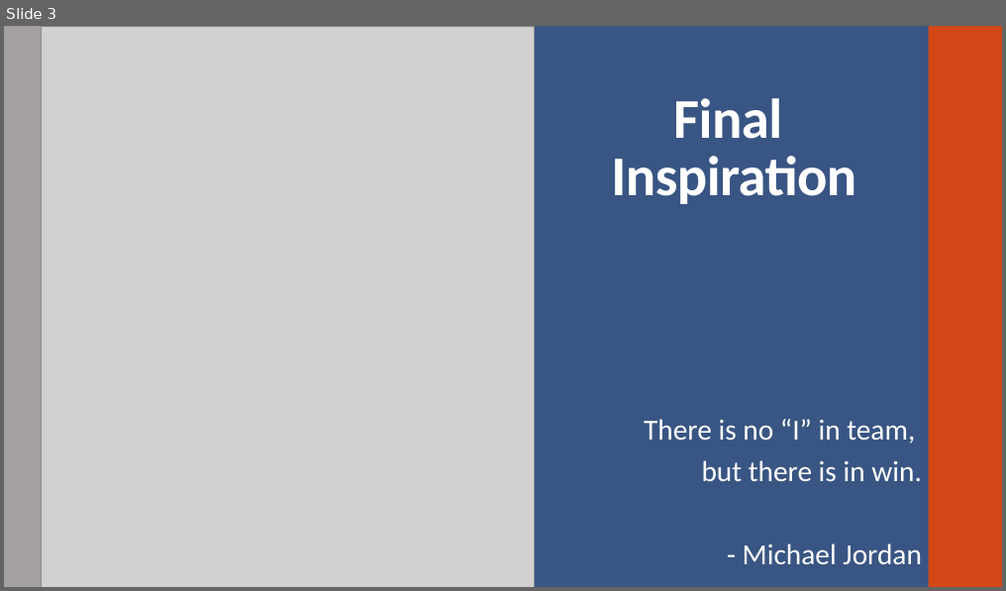
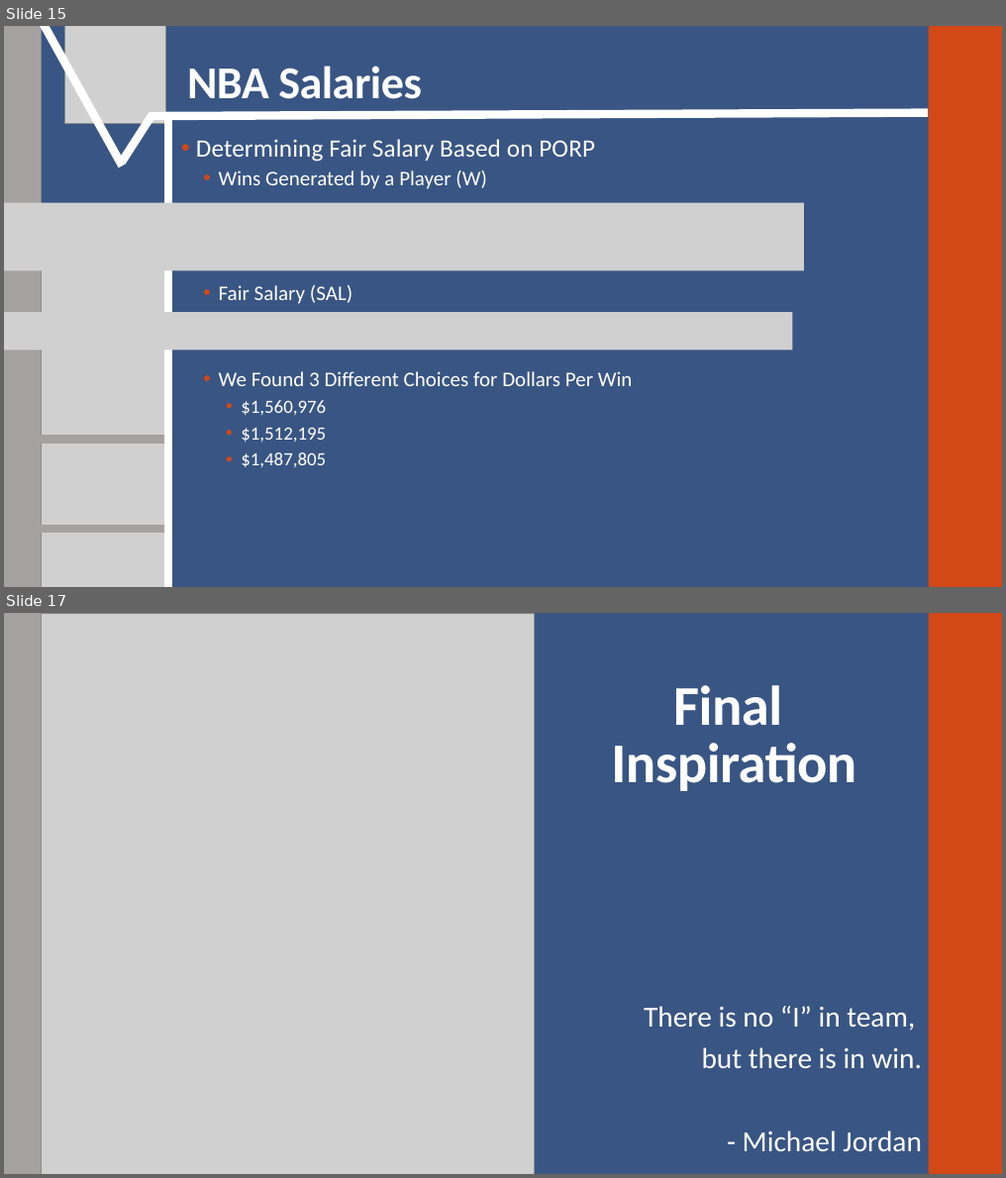
Before and after one commit to SuperMarioGiacomazzo/STOR390_WEBSITE, a slide deck: Slides/Basketball 4/Basketball_4_Lecture.pptx. Shown one above the other, each under a label of ours: slide 3 before the commit, slides 15 and 17 after it; the slides between them are not shown. The pictures are 1006x591 and 1006x1178 pixels, drawn with LibreOffice and Linux fonts; fonts in the diff are those of the drawing; grey boxes stand for pictures. Boxes give left, top, right and bottom in pixels: in the first picture for what was removed or moved away, otherwise in the second. Text is boxed around its words. In the diff, an @@ line names an element or a change of style, - is before the commit and + after.

```diff
--- a/Slides/Basketball 4/Basketball_4_Lecture.pptx
+++ b/Slides/Basketball 4/Basketball_4_Lecture.pptx
@@ slide 15 added at (4, 26, 1002, 587), background #395583; not listed: 2 template elements that a slide beside it also shows @@
@@ line added from (40, 26) to (122, 166), #FFFFFF 8 pt @@
@@ picture added at (64, 26, 165, 123) @@
@@ title added at (187, 66, 422, 99), 44 pt, text #FFFFFF, bold @@
+NBA Salaries
@@ line added from (150, 116) to (928, 113), #FFFFFF 8 pt @@
@@ line added from (122, 162) to (152, 115), #FFFFFF 8 pt @@
@@ line added from (168, 587) to (168, 115), #FFFFFF 8 pt @@
@@ text added at (196, 139, 633, 468), 20 pt, text #FFFFFF @@
+• Determining Fair Salary Based on PORP
+  • Wins Generated by a Player (W)
+  • Fair Salary (SAL)
+  • We Found 3 Different Choices for Dollars Per Win
+    • $1,560,976
+    • $1,512,195
+    • $1,487,805
@@ picture added at (4, 202, 804, 271) @@
@@ picture added at (41, 257, 171, 348) @@
@@ picture added at (4, 312, 793, 350) @@
@@ picture added at (42, 348, 172, 439) @@
@@ line added from (35, 439) to (165, 439), #A6A6A6 8 pt @@
@@ line added from (35, 439) to (165, 439), #A6A1A1 8 pt @@
@@ picture added at (41, 442, 171, 533) @@
@@ line added from (34, 529) to (164, 529), #A6A1A1 8 pt @@
@@ picture added at (42, 533, 172, 587) @@
@@ what was slide 3 is now slide 17 @@
```
Also in this commit, not shown: 1 slide changed, 13 other slides added, 12 other files.
